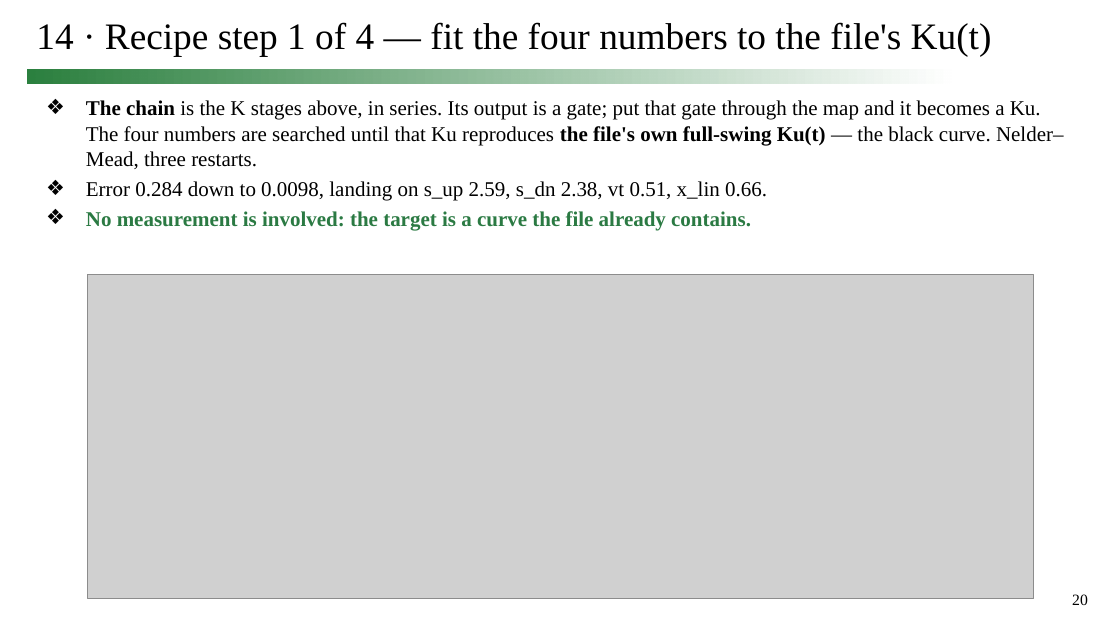
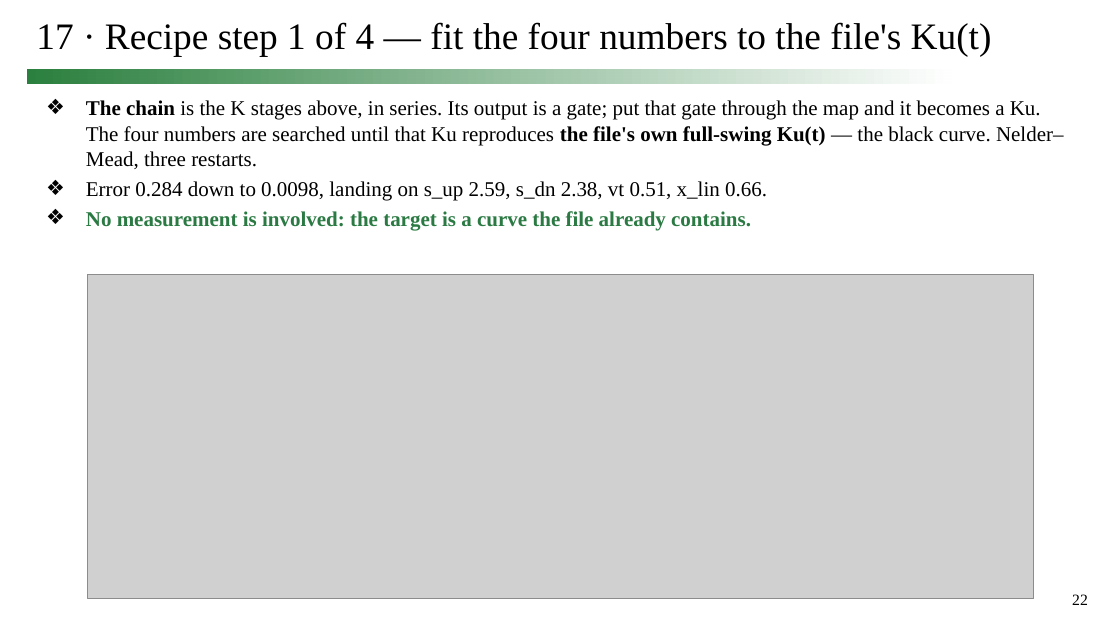
Before and after one commit to simon9721/ibis_comparison, a slide deck: slide 22 of results/meeting_deck_2026-09-24/0924_track1_story.pptx (slide 20 before the commit). Drawn at 1120x630 pixels with LibreOffice and Linux fonts; fonts in the diff are those of the drawing; grey boxes stand for pictures. Boxes give left, top, right and bottom in pixels: in the first picture for what was removed or moved away, otherwise in the second. Text is boxed around its words. In the diff, an @@ line names an element or a change of style, - is before the commit and + after.

```diff
--- a/results/meeting_deck_2026-09-24/0924_track1_story.pptx
+++ b/results/meeting_deck_2026-09-24/0924_track1_story.pptx
@@ title at (x1=36, y1=22, x2=992, y2=57): text changed @@
-14 · Recipe step 1 of 4 — fit the four numbers to the file's Ku(t)
+17 · Recipe step 1 of 4 — fit the four numbers to the file's Ku(t)
@@ page number at (x1=1072, y1=594, x2=1088, y2=605): text changed @@
-20
+22
```
Also in this commit, not shown: 10 other slides changed, 3 slides added, 1 slide removed, 7 other files.
